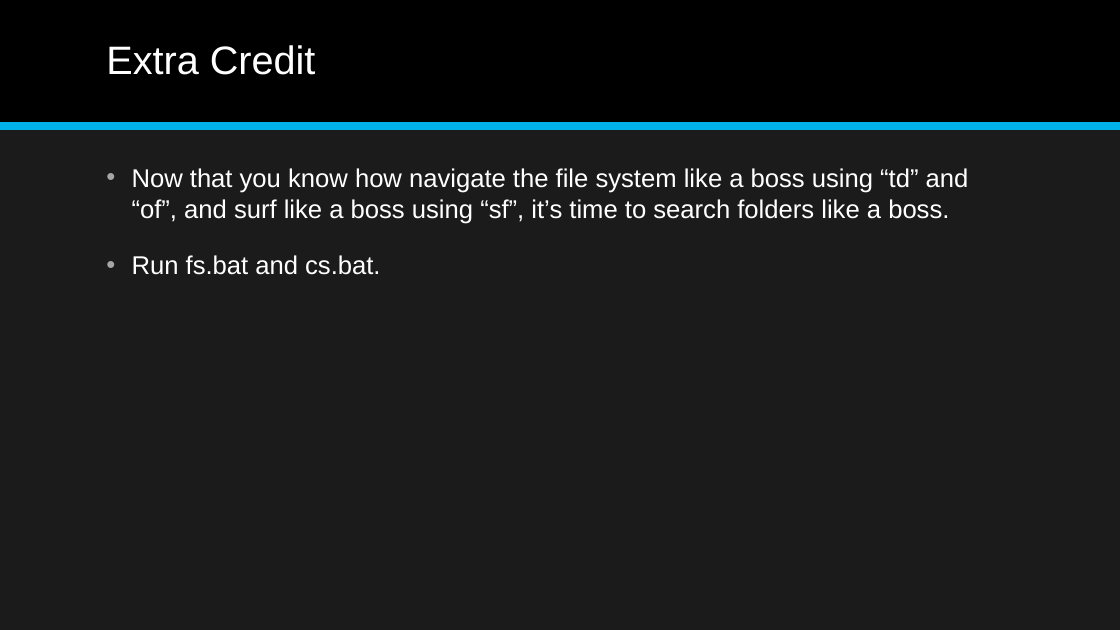
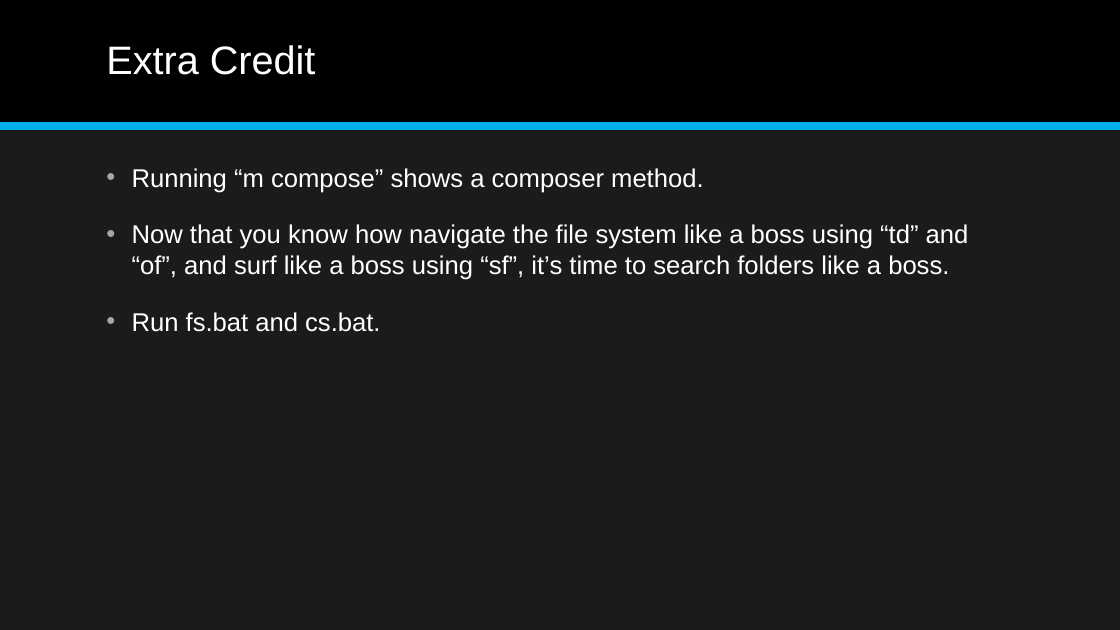
Before and after one commit to jonathan-r-jones/Composable-Batch-Files, a slide deck: slide 20 of Composable Batch File Helper.pptx. Drawn at 1120x630 pixels with LibreOffice and Linux fonts; fonts in the diff are those of the drawing. Boxes give left, top, right and bottom in pixels: in the first picture for what was removed or moved away, otherwise in the second. Text is boxed around its words. In the diff, an @@ line names an element or a change of style, - is before the commit and + after.

```diff
--- a/Composable Batch File Helper.pptx
+++ b/Composable Batch File Helper.pptx
@@ text at (132,168,704,193): paragraph added @@
+• Running “m compose” shows a composer method.
```
Also in this commit, not shown: 3 other files.
